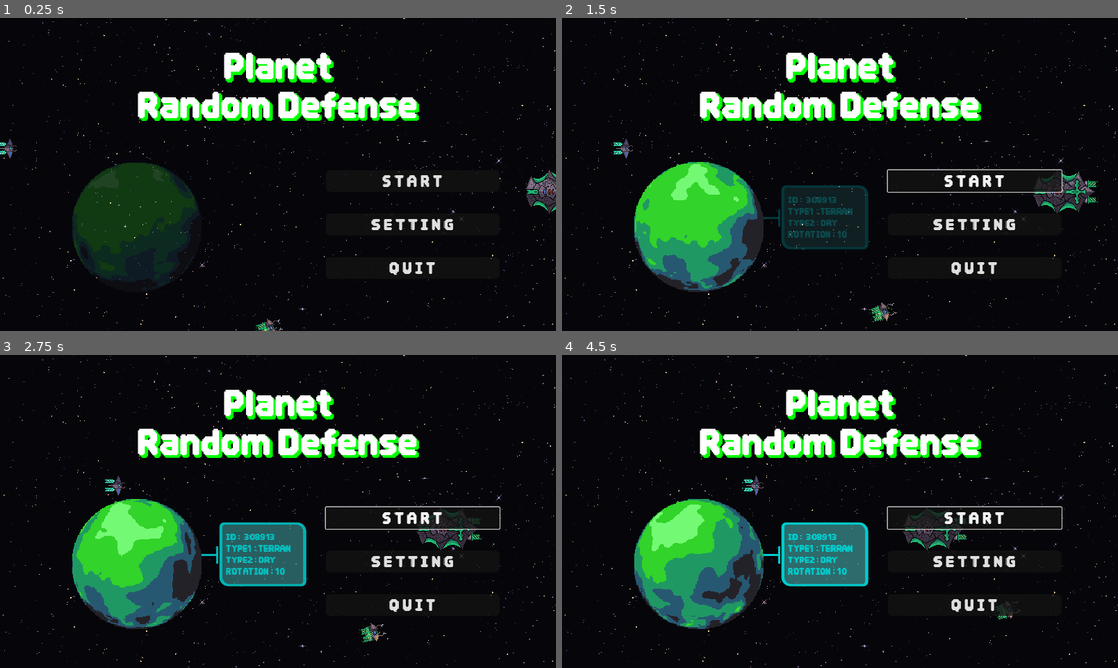
Above: before the commit, frames 1-4 (two rows, left to right).
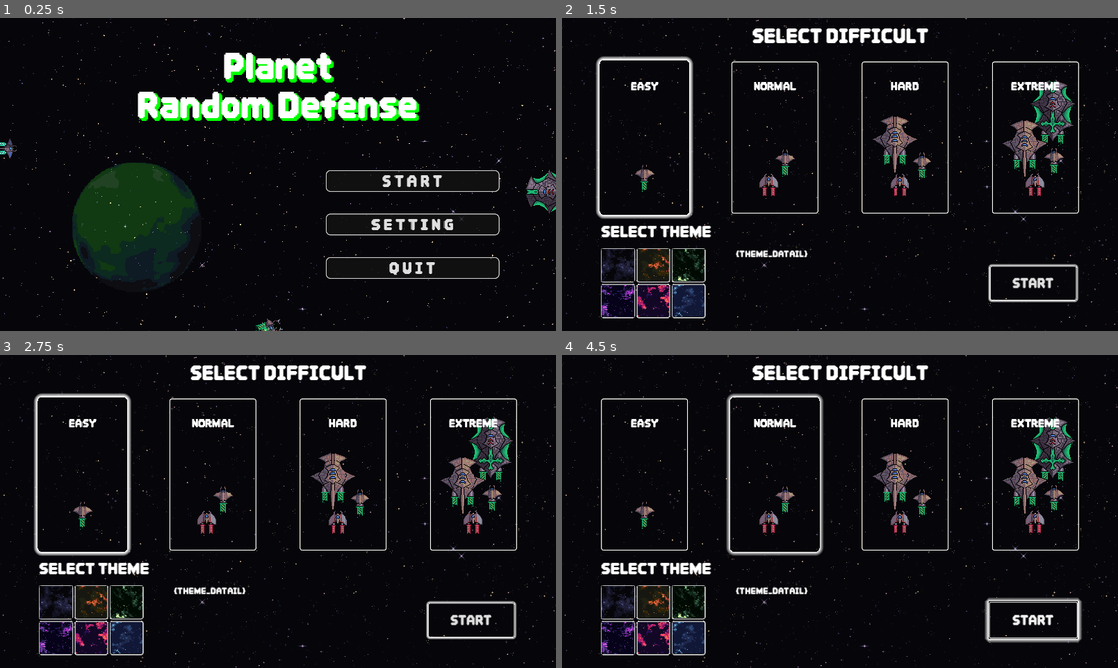
Above: after the commit, the same moments.

Repository: wonhs0191/GAME-2-Random-Defense-
Game: Godot game, scene res://title_screen/title_screen.tscn
Two runs of this game, one before a commit and one after it. Both use one fixed random seed, a clock stepped at 60 frames per second and the inputs below. The project has no main scene, so this scene is started directly.
Inputs (mouse positions are in pixels of both pictures, inside the frame that each line leads up to):
- Up to frame 1 (0.25 s): no input
- Up to frame 2 (1.5 s): click "S T A R T" at 0.5 s; click (645, 136) at 1.25 s, where only the run after the commit has a clickable "EASY"
- Up to frame 3 (2.75 s): click (83, 473) at 2 s, where only the run after the commit has a clickable "EASY"
- Up to frame 4 (4.5 s): click (773, 473) at 2.75 s, where only the run after the commit has a clickable "NORMAL"; click (773, 473) at 3.5 s, where only the run after the commit has a clickable "NORMAL"; click (1034, 621) at 4.25 s, where only the run after the commit has a clickable "START"

The runs differ from the first frame. In frame 1, 0.6% of the frame differs, in the area x 58-90%, y 48-84%; in frame 2, 27%; in frame 3, 27%; in frame 4, 27%, in the area x 0-100%, y 0-100%.

Commit message:
^_^ title screen start button signal connect

Diff:
--- /dev/null
+++ b/title_screen/title_screen.gd
@@ -0,0 +1,15 @@
+extends Node2D
+
+
+# Called when the node enters the scene tree for the first time.
+func _ready():
+	pass # Replace with function body.
+
+
+# Called every frame. 'delta' is the elapsed time since the previous frame.
+func _process(_delta):
+	pass
+
+
+func _on_start_button_pressed():
+	get_tree().change_scene_to_file("res://playsetup/playsetup.tscn")
--- a/title_screen/title_screen.tscn
+++ b/title_screen/title_screen.tscn
@@ -1,5 +1,6 @@
-[gd_scene load_steps=14 format=3 uid="uid://co1p62exjtuqb"]
+[gd_scene load_steps=17 format=3 uid="uid://co1p62exjtuqb"]
 
+[ext_resource type="Script" path="res://title_screen/title_screen.gd" id="1_noj3s"]
 [ext_resource type="Texture2D" uid="uid://c4eq0rx6tud5x" path="res://title_screen/title_screen_background.png" id="1_qeulw"]
 [ext_resource type="FontFile" uid="uid://bnlbs7kfxky73" path="res://title_screen/DNFBitBitTTF.ttf" id="2_y83uj"]
 [ext_resource type="PackedScene" uid="uid://m34ipr7mtbcr" path="res://title_screen/unit/planet.tscn" id="3_0urkd"]
@@ -33,6 +34,10 @@
 
 [sub_resource type="StyleBoxFlat" id="StyleBoxFlat_bc57t"]
 bg_color = Color(0.0745098, 0.0745098, 0.0745098, 0.784314)
+border_width_left = 2
+border_width_top = 2
+border_width_right = 2
+border_width_bottom = 2
 corner_radius_top_left = 10
 corner_radius_top_right = 10
 corner_radius_bottom_right = 10
@@ -40,23 +45,42 @@
 corner_detail = 10
 
 [sub_resource type="StyleBoxFlat" id="StyleBoxFlat_y18e7"]
-bg_color = Color(0.458824, 0.85098, 0.392157, 0.686275)
+bg_color = Color(0.341176, 0.678431, 0, 0)
+draw_center = false
+border_width_left = 2
+border_width_top = 2
+border_width_right = 2
+border_width_bottom = 2
+corner_radius_top_left = 10
+corner_radius_top_right = 10
+corner_radius_bottom_right = 10
+corner_radius_bottom_left = 10
+corner_detail = 10
+shadow_color = Color(1, 1, 1, 0.588235)
+shadow_size = 10
+
+[sub_resource type="StyleBoxFlat" id="StyleBoxFlat_54dje"]
+bg_color = Color(0.682353, 0.823529, 0.678431, 0)
+draw_center = false
+border_width_left = 2
+border_width_top = 2
+border_width_right = 2
+border_width_bottom = 2
 corner_radius_top_left = 10
 corner_radius_top_right = 10
 corner_radius_bottom_right = 10
 corner_radius_bottom_left = 10
 corner_detail = 10
 
-[sub_resource type="StyleBoxFlat" id="StyleBoxFlat_54dje"]
-bg_color = Color(0.682353, 0.823529, 0.678431, 1)
-corner_radius_top_left = 10
-corner_radius_top_right = 10
-corner_radius_bottom_right = 10
-corner_radius_bottom_left = 10
-corner_detail = 10
+[sub_resource type="StyleBoxFlat" id="StyleBoxFlat_1ofsv"]
+bg_color = Color(0.6, 0.6, 0.6, 0)
+
+[sub_resource type="StyleBoxFlat" id="StyleBoxFlat_2134j"]
+bg_color = Color(0.6, 0.6, 0.6, 0)
 
 [node name="TitleScreen" type="Node2D"]
 texture_filter = 1
+script = ExtResource("1_noj3s")
 
 [node name="background" type="TextureRect" parent="."]
 offset_right = 40.0
@@ -129,6 +153,7 @@
 theme_override_styles/normal = SubResource("StyleBoxFlat_bc57t")
 theme_override_styles/hover = SubResource("StyleBoxFlat_y18e7")
 theme_override_styles/pressed = SubResource("StyleBoxFlat_54dje")
+theme_override_styles/focus = SubResource("StyleBoxFlat_1ofsv")
 text = "S T A R T"
 
 [node name="setting_button" type="Button" parent="Buttons"]
@@ -142,6 +167,7 @@
 theme_override_styles/normal = SubResource("StyleBoxFlat_bc57t")
 theme_override_styles/hover = SubResource("StyleBoxFlat_y18e7")
 theme_override_styles/pressed = SubResource("StyleBoxFlat_54dje")
+theme_override_styles/focus = SubResource("StyleBoxFlat_2134j")
 text = "S E T T I N G"
 
 [node name="quit_button" type="Button" parent="Buttons"]
@@ -155,4 +181,7 @@
 theme_override_styles/normal = SubResource("StyleBoxFlat_bc57t")
 theme_override_styles/hover = SubResource("StyleBoxFlat_y18e7")
 theme_override_styles/pressed = SubResource("StyleBoxFlat_54dje")
+theme_override_styles/focus = SubResource("StyleBoxFlat_2134j")
 text = "Q U I T"
+
+[connection signal="pressed" from="Buttons/start_button" to="." method="_on_start_button_pressed"]
